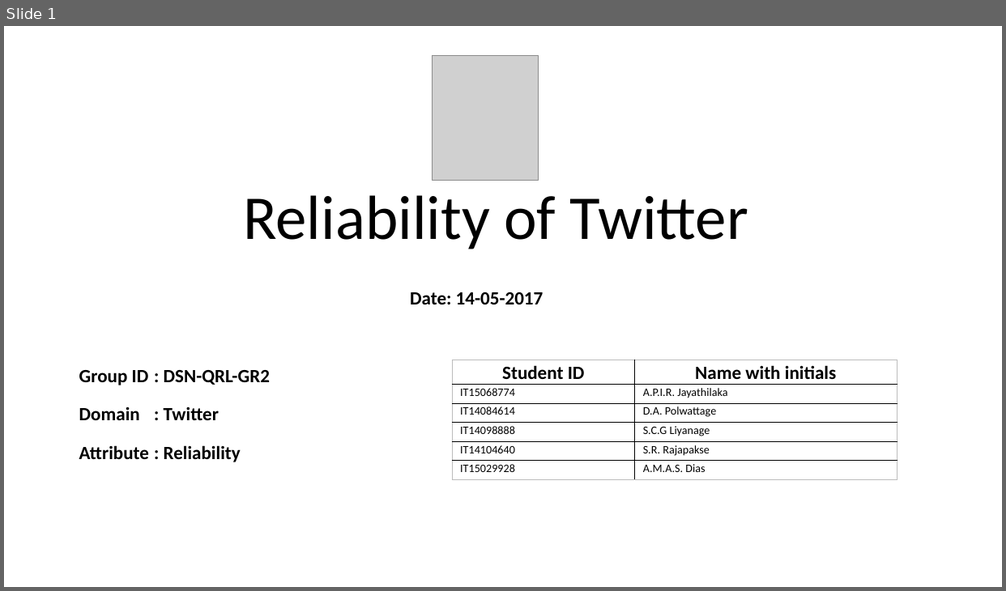
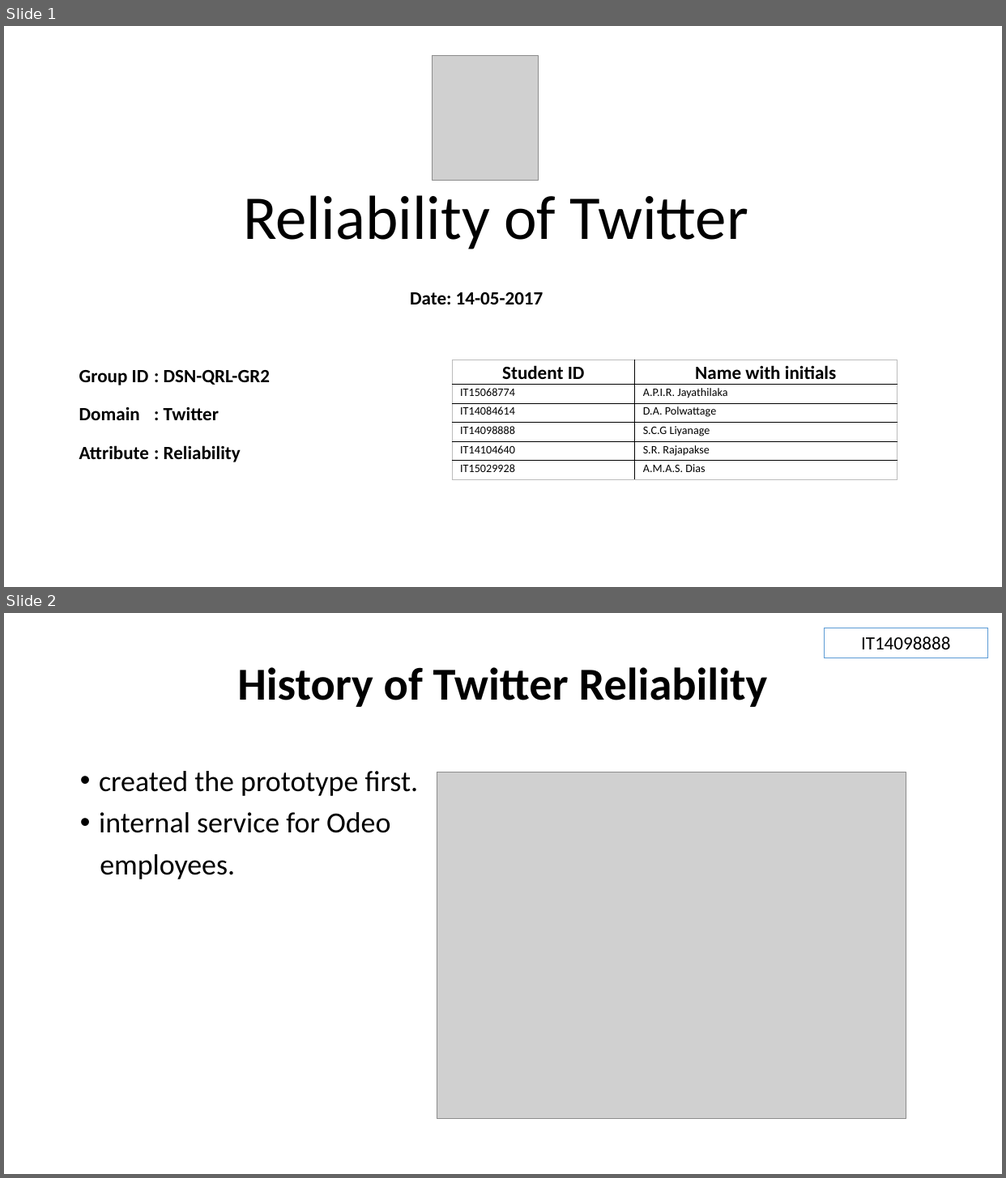
Before and after one commit to Sajith16/SACaseStudy, a slide deck: DSN-QRL-GR2.pptx. Shown one above the other, each under a label of ours: slide 1 before the commit, slides 1 and 2 after it. The pictures are 1006x591 and 1006x1178 pixels, drawn with LibreOffice and Linux fonts; fonts in the diff are those of the drawing; grey boxes stand for pictures. Boxes give left, top, right and bottom in pixels: in the first picture for what was removed or moved away, otherwise in the second. Text is boxed around its words. In the diff, an @@ line names an element or a change of style, - is before the commit and + after.

Commit message:
Added my 1st slide for reviewing

```diff
--- a/DSN-QRL-GR2.pptx
+++ b/DSN-QRL-GR2.pptx
@@ slide 2 added at bbox=[4, 613, 1002, 1174], background #FFFFFF @@
@@ rectangle added at bbox=[824, 628, 987, 658], outline #5B9BD5 0.75 pt, 18 pt, text #000000 @@
+IT14098888
@@ title added at bbox=[237, 667, 768, 707], 44 pt, text #000000, bold @@
+History of Twitter Reliability
@@ text added at bbox=[99, 771, 419, 879], 28 pt, text #000000 @@
+• created the prototype first.
+• internal service for Odeo
+employees.
@@ picture added at bbox=[437, 773, 906, 1119] @@
```
